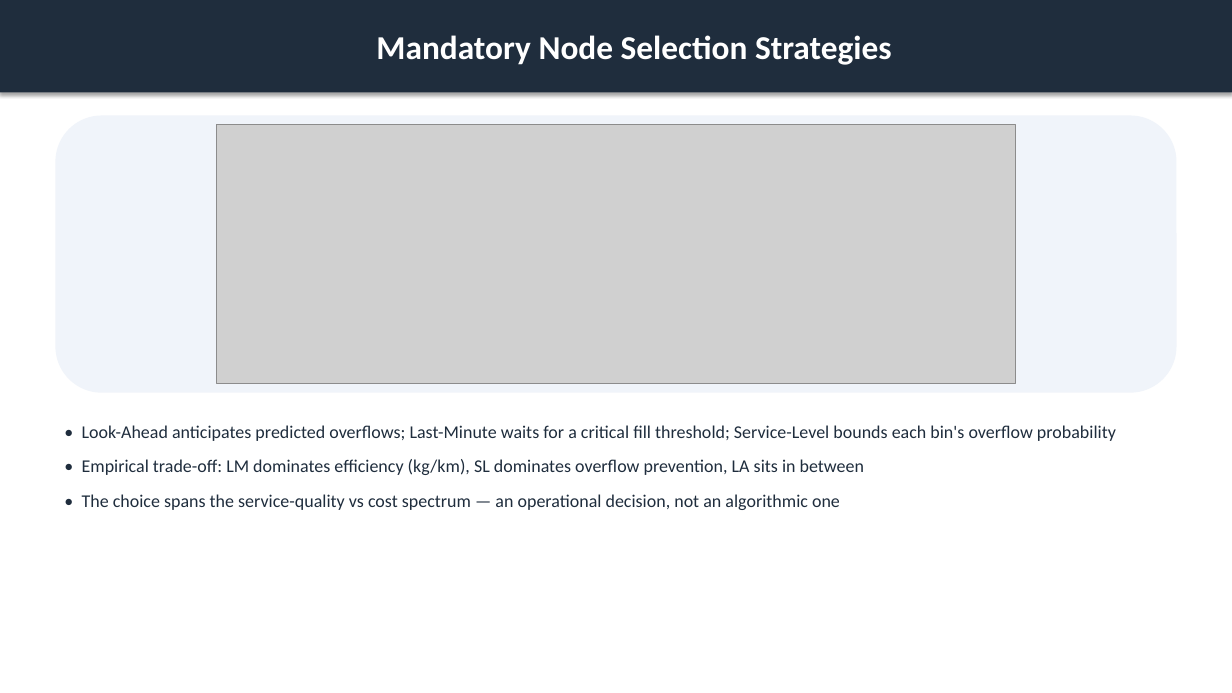
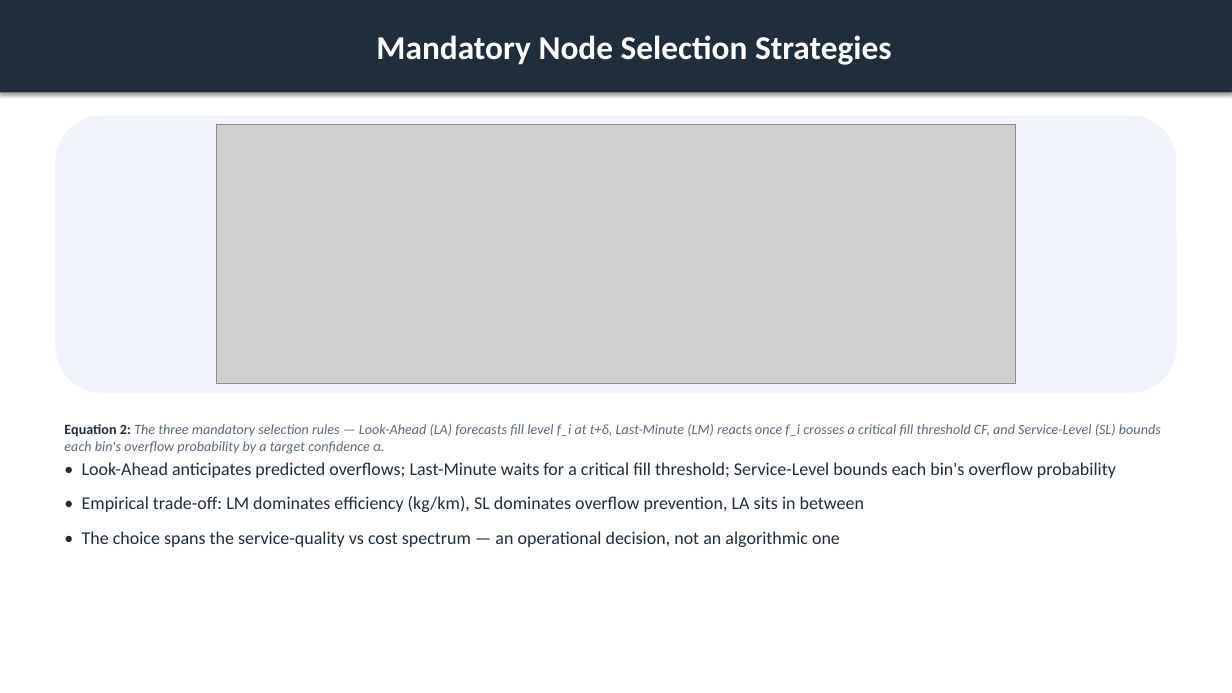
Before and after one commit to ACFHarbinger/WSmartPlus-Route, a slide deck: slide 5 of assets/windows/wsmart_route_results.pptx. Drawn at 1232x693 pixels with LibreOffice and Linux fonts; fonts in the diff are those of the drawing; grey boxes stand for pictures. Boxes give left, top, right and bottom in pixels: in the first picture for what was removed or moved away, otherwise in the second. Text is boxed around its words. In the diff, an @@ line names an element or a change of style, - is before the commit and + after.

```diff
--- a/assets/windows/wsmart_route_results.pptx
+++ b/assets/windows/wsmart_route_results.pptx
@@ text added at <box>64,424,1161,454</box>, 11 pt, text #5A6A7A, italic @@
+Equation 2: The three mandatory selection rules — Look-Ahead (LA) forecasts fill level f_i at t+δ, Last-Minute (LM) reacts once f_i crosses a critical fill threshold CF, and Service-Level (SL) bounds each bin's overflow probability by a target confidence α.
@@ text "• Look-Ahead anticipates predicted overflows; ...": place and size @@
-text "• Look-Ahead anticipates predicted overflows; ..." at <box>82,425,1116,510</box>
+text "• Look-Ahead anticipates predicted overflows; ..." at <box>82,462,1116,547</box>
```
Also in this commit, not shown: 14 other slides changed, 1 slide added, 13 other files.
